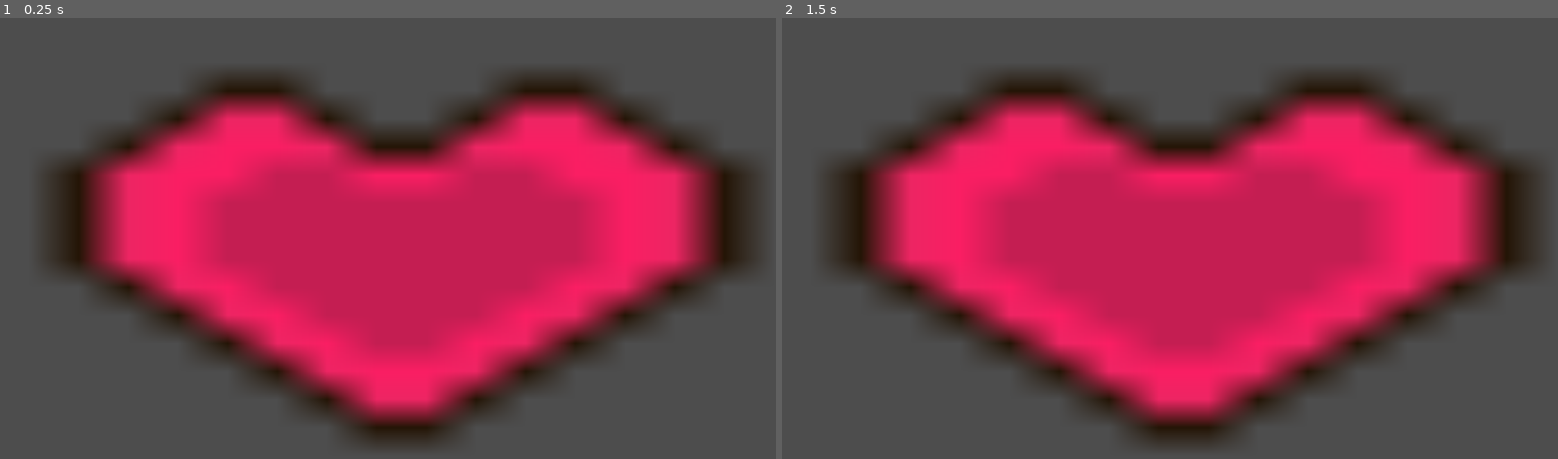
Above: before the commit, frames 1-2 (left to right).
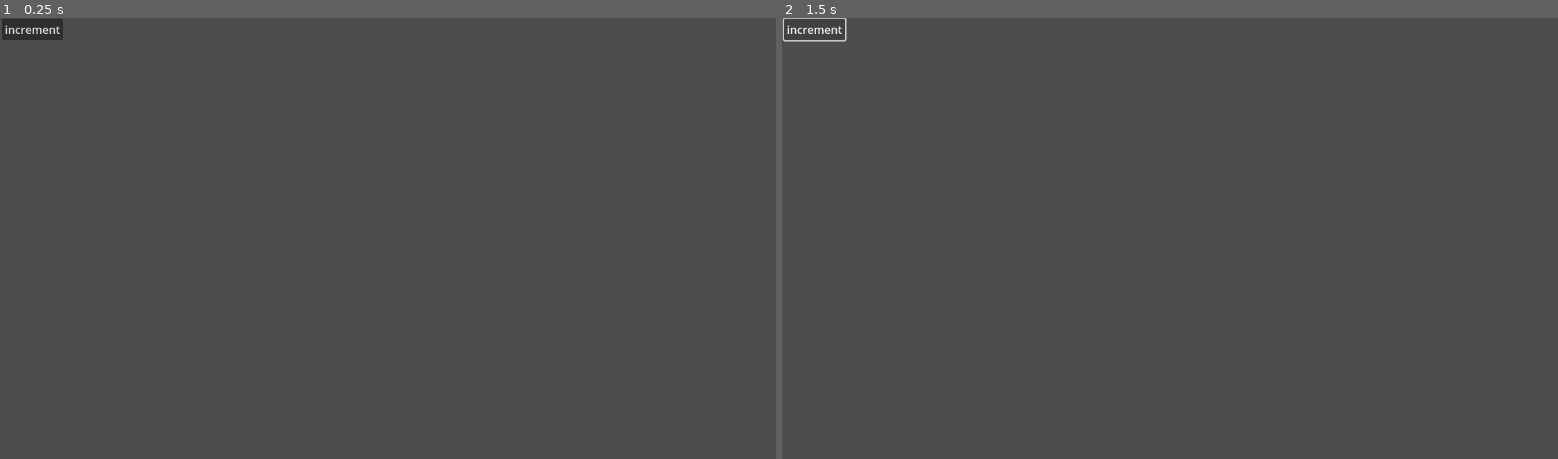
Above: after the commit, the same moments.

Repository: dellocky/Aplatformer
Game: Godot game, scene res://scenes/level/level.tscn
The game is run twice, just before and just after one commit, with the same random seed, the same clock (stepped at 60 frames per second) and the same inputs. Before the commit the project starts from res://scenes/main.tscn.
Inputs (mouse positions are in pixels of both pictures, inside the frame that each line leads up to):
- Up to frame 1 (0.25 s): no input
- Up to frame 2 (1.5 s): click (813, 31) at 0.5 s, where only the run after the commit has a clickable "increment"; click (813, 31) at 1.25 s, where only the run after the commit has a clickable "increment"

The runs differ from the first frame. In frame 1, 53% of the frame differs, in the area x 0-98%, y 0-98%; in frame 2, 53%.

Commit message:
modified:   project.godot 	new file:   resources/settings.json 	new file:   scenes/level/data/data.gd 	new file:   scenes/level/data/data.gd.uid 	new file:   scenes/level/data/settings.gd 	new file:   scenes/level/data/settings.gd.uid 	new file:   scenes/level/level.gd 	new file:   scenes/level/level.gd.uid 	new file:   scenes/level/level.tscn 	new file:   scenes/level/level.tscn1417646515.tmp 	new file:   scenes/level/level.tscn169060904.tmp 	new file:   scenes/level/level.tscn176145564.tmp 	new file:   scenes/level/level.tscn3353982906.tmp 	new file:   scenes/level/level.tscn4436250511.tmp 	new file:   scenes/level/ui/button.gd 	new file:   scenes/level/ui/button.gd.uid 	deleted:    scenes/main.tscn 	new file:   settings.gd 	new file:   settings.gd.uid

Diff:
--- a/project.godot
+++ b/project.godot
@@ -11,7 +11,7 @@
 [application]
 
 config/name="Platformer"
-run/main_scene="res://scenes/main.tscn"
+run/main_scene="uid://bl6rn1y6tepmc"
 config/features=PackedStringArray("4.4", "GL Compatibility")
 config/icon="res://icon.svg"
 
--- /dev/null
+++ b/resources/settings.json
@@ -0,0 +1 @@
+{"key":"W","text":"Test 11"}
--- /dev/null
+++ b/scenes/level/data/data.gd
@@ -0,0 +1,52 @@
+class_name JSONsilo
+
+extends Node
+var file_path : String
+var json_data := {}  # In-memory JSON structure
+
+
+func json_display_file() -> void:
+	if not FileAccess.file_exists(file_path):
+		print("File not found:", file_path)
+
+
+	var file = FileAccess.open(file_path, FileAccess.READ)
+	if file:
+		var content = file.get_as_text()
+		var parsed = JSON.parse_string(content)
+		if parsed is Dictionary and parsed.has("text"):
+			print(parsed["text"])
+		else:
+			print("Invalid JSON or missing 'text' key.")
+
+func json_read_store() -> void:
+	print(json_data)
+
+# Loads the JSON file into the in-memory dictionary (json_data)
+func json_load() -> void:
+	if not FileAccess.file_exists(file_path):
+		push_warning("File not found: " + file_path)
+		json_data = {}
+
+
+	var file = FileAccess.open(file_path, FileAccess.READ)
+	if file:
+		var content = file.get_as_text()
+		var parsed = JSON.parse_string(content)
+		if parsed is Dictionary:
+			json_data = parsed
+		else:
+			push_warning("Failed to parse JSON or file does not contain a dictionary.")
+			json_data = {}
+
+# Writes the entire contents of `json_data` to the file
+func json_store_write():
+	var file = FileAccess.open(file_path, FileAccess.WRITE)
+	if file:
+		file.store_string(JSON.stringify(json_data))
+		file.close()
+	else:
+		push_warning("Failed to open file for writing.")
+
+func get_store() -> Dictionary:
+	return json_data
--- /dev/null
+++ b/scenes/level/data/settings.gd
@@ -0,0 +1,5 @@
+extends JSONsilo
+
+func _ready() -> void:
+	file_path = ("res://resources/settings.json")
+	json_load()
--- /dev/null
+++ b/scenes/level/level.gd
@@ -0,0 +1,53 @@
+extends Node
+
+signal input_captured(value: String)
+
+var is_waiting_for_input := false
+
+func _ready():
+	var input_button = get_node("ui/button")
+	input_button.pressed.connect(_on_button_pressed)
+
+func _on_button_pressed():
+	print("Waiting for input...")
+	var input = await wait_for_user_input()
+	print("User chose:", input)
+
+func _input(event):
+	if not is_waiting_for_input:
+		return
+
+	var result := ""
+	if event is InputEventKey and event.pressed:
+		result = event.as_text_keycode()
+	elif event is InputEventMouseButton and event.pressed:
+		result = "Mouse Button " + str(event.button_index)
+
+	if result != "":
+		is_waiting_for_input = false
+		emit_signal("input_captured", result)
+
+# Use a signal to await user input
+func wait_for_user_input() -> String:
+	is_waiting_for_input = true
+	var result = await self.input_captured
+	return result
+
+func get_mouse_button_name(index: int) -> String:
+	match index:
+		1: return "Left Click"
+		2: return "Right Click"
+		3: return "Middle Click"
+		4: return "Wheel Up"
+		5: return "Wheel Down"
+		6: return "Mouse Button 1"
+		7: return "Mouse Button 2"
+		8: return "Mouse Button 3"
+		9: return "Mouse Button 4"
+		10: return "Mouse Button 5"
+		11: return "Mouse Button 6"
+		12: return "Mouse Button 7"
+		13: return "Mouse Button 8"
+		14: return "Mouse Button 9"
+		15: return "Mouse Button 10"
+		_: return "Unknown Mouse Button"
--- /dev/null
+++ b/scenes/level/level.tscn
@@ -0,0 +1,30 @@
+[gd_scene load_steps=4 format=3 uid="uid://bl6rn1y6tepmc"]
+
+[ext_resource type="Script" uid="uid://rxnckltu4rf4" path="res://scenes/level/level.gd" id="1_h3e3j"]
+[ext_resource type="Script" uid="uid://qt0f0h22xx0n" path="res://scenes/level/data/data.gd" id="2_i166f"]
+[ext_resource type="Script" uid="uid://utnw8xscupdg" path="res://scenes/level/data/settings.gd" id="3_i166f"]
+
+[node name="menu" type="Node2D"]
+script = ExtResource("1_h3e3j")
+
+[node name="data" type="Node2D" parent="."]
+script = ExtResource("2_i166f")
+
+[node name="settings" type="Node2D" parent="data"]
+script = ExtResource("3_i166f")
+
+[node name="ui" type="Control" parent="."]
+layout_mode = 3
+anchors_preset = 0
+offset_right = 40.0
+offset_bottom = 40.0
+
+[node name="button" type="Button" parent="ui"]
+layout_mode = 0
+offset_left = 3.0
+offset_top = 1.0
+offset_right = 91.0
+offset_bottom = 32.0
+text = "increment"
+
+[connection signal="button_down" from="ui/button" to="." method="_on_button_button_down"]
--- /dev/null
+++ b/scenes/level/ui/button.gd
@@ -0,0 +1,4 @@
+extends Button
+
+func _ready() -> void:
+	pass
--- a/scenes/main.tscn
+++ /dev/null
@@ -1,12 +0,0 @@
-[gd_scene load_steps=2 format=3 uid="uid://bviikvknl0aqf"]
-
-[ext_resource type="Texture2D" uid="uid://47dn8f5ah8r0" path="res://pictures/Heart.png" id="1_yrwjy"]
-
-[node name="Heart" type="Sprite2D"]
-position = Vector2(579.125, 328)
-scale = Vector2(71.6094, 40.4375)
-texture = ExtResource("1_yrwjy")
-
-[node name="Heart" type="Sprite2D" parent="."]
-position = Vector2(16.0855, 0.370943)
-texture = ExtResource("1_yrwjy")
--- /dev/null
+++ b/settings.gd
@@ -0,0 +1 @@
+extends Node
Not shown, added: scenes/level/data/data.gd.uid
Not shown, added: scenes/level/data/settings.gd.uid
Not shown, added: scenes/level/level.gd.uid
Not shown, added: scenes/level/ui/button.gd.uid
Not shown, added: settings.gd.uid
Not shown, added: scenes/level/level.tscn1417646515.tmp
Not shown, added: scenes/level/level.tscn169060904.tmp
Not shown, added: scenes/level/level.tscn176145564.tmp
Not shown, added: scenes/level/level.tscn3353982906.tmp
Not shown, added: scenes/level/level.tscn4436250511.tmp
